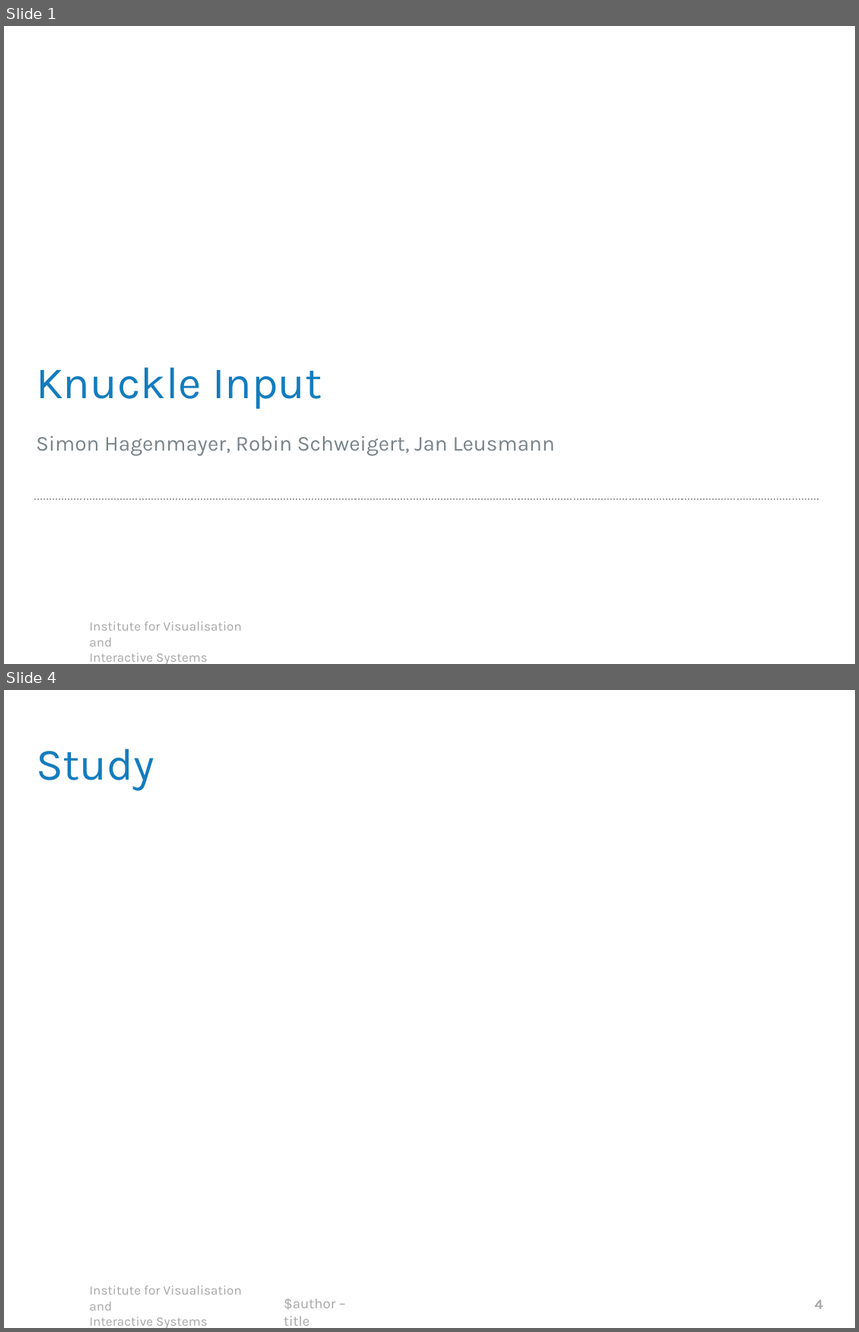
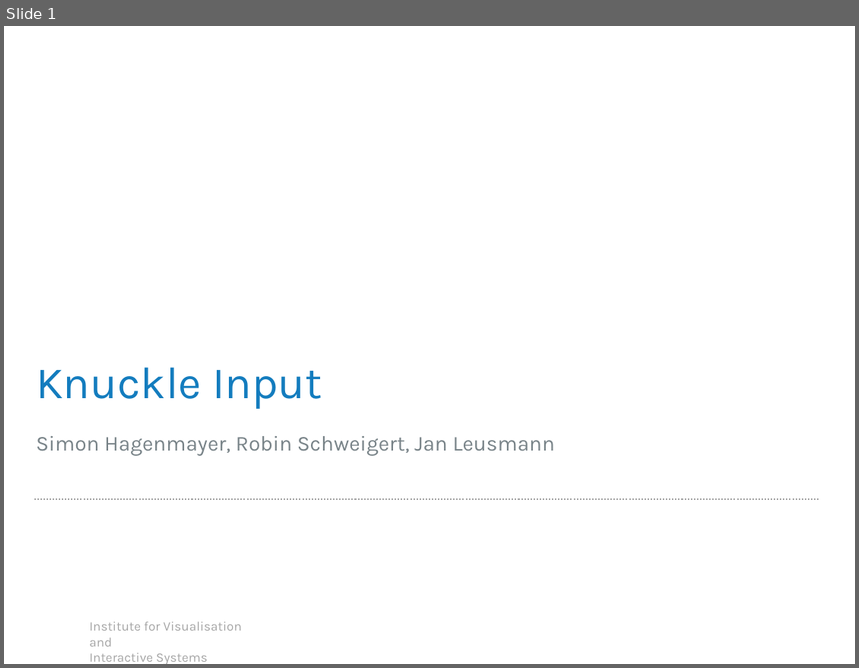
Before and after one commit to robsch94/FaPraKnuckleInput, a slide deck: Presentations/FinalPresentation.pptx. Shown one above the other, each under a label of ours: slides 1 and 4 before the commit, slide 1 after it; the slides between them are not shown. The pictures are 859x1332 and 859x668 pixels, drawn with LibreOffice and Linux fonts; fonts in the diff are those of the drawing; background and template pictures are left out. Boxes give left, top, right and bottom in pixels: in the first picture for what was removed or moved away, otherwise in the second. Text is boxed around its words. In the diff, an @@ line names an element or a change of style, - is before the commit and + after.

```diff
--- a/Presentations/FinalPresentation.pptx
+++ b/Presentations/FinalPresentation.pptx
@@ slide 4 removed at <box>4,690,855,1328</box>, background #FFFFFF; not listed: 1 template element that a slide beside it also shows @@
@@ title removed at <box>36,749,154,791</box> @@
-Study
@@ text removed at <box>284,1299,335,1326</box> @@
-$author – title
@@ page number removed at <box>815,1300,823,1309</box> @@
-4
```
Also in this commit, not shown: 3 slides changed, 16 slides added, 5 other slides removed.
